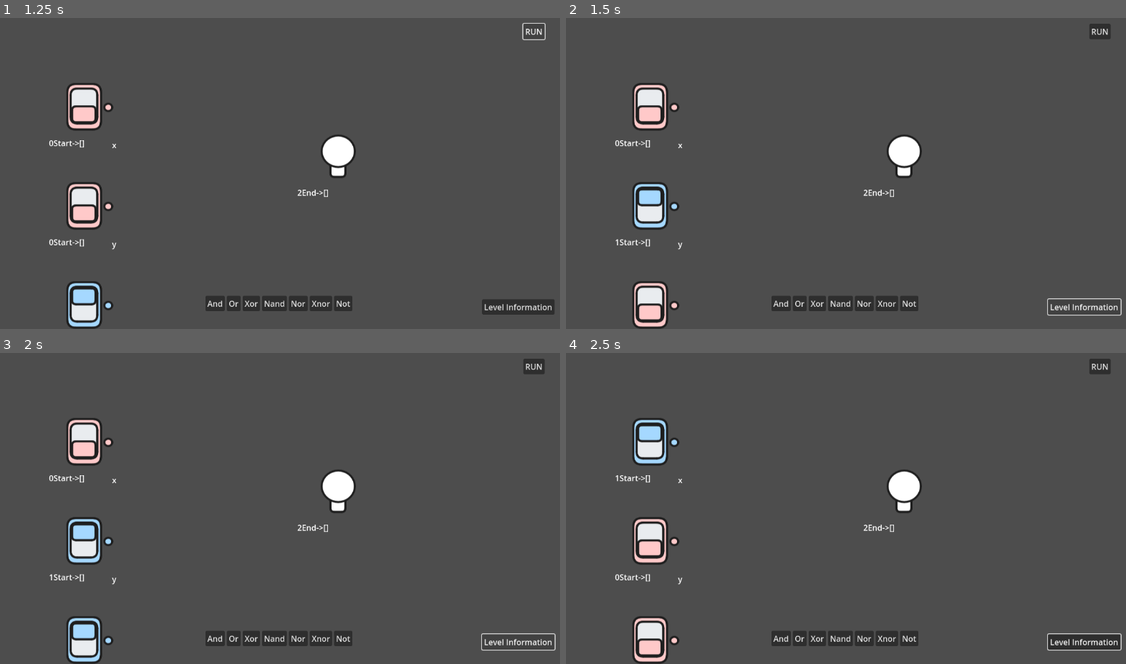
Above: before the commit, frames 1-4 (two rows, left to right).
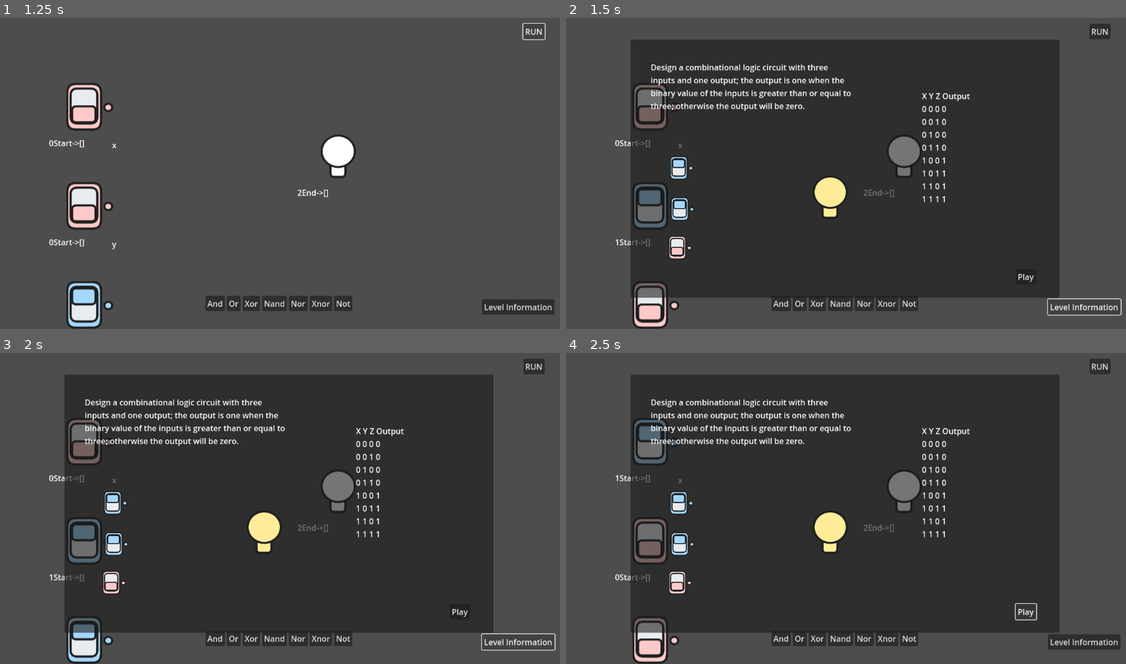
Above: after the commit, the same moments.

Repository: sininen-blue/logic-gate-tesseract
Game: Godot game, scene res://simulation/simulation.tscn
Two runs of this game, one before a commit and one after it. Both use one fixed random seed, a clock stepped at 60 frames per second and the inputs below. This scene is started directly instead of the project's main scene.
Inputs (mouse positions are in pixels of both pictures, inside the frame that each line leads up to):
- Up to frame 1 (1.25 s): click "RUN" at 0.5 s
- Up to frame 2 (1.5 s): click "Level Information" at 1.25 s
- Up to frame 3 (2 s): no input
- Up to frame 4 (2.5 s): click (1025, 611) at 2 s, where only the run after the commit has a clickable "Play"

Frame 1 is identical in both runs. In frame 2, 62% of the frame differs, in the area x 11-89%, y 7-91%; in frame 3, 62%; in frame 4, 62%, in the area x 11-100%, y 7-96%.

Commit message:
added level info in level

Diff:
--- a/simulation/simulation-manager.gd
+++ b/simulation/simulation-manager.gd
@@ -395,6 +395,7 @@
 
 func run_simulation():
 	## TODO: label start nodes
+	## TODO: make a recursive function that allows for multiple depths
 	var end_values : Array[Array]
 
 	for x in range(2):
@@ -416,3 +417,7 @@
 	file.store_string(json_string)
 
 	get_tree().change_scene_to_file("res://ui/level_complete.tscn")
+
+
+func _on_info_button_pressed() -> void:
+	$CanvasLayer/UI/LevelInfo.visible = !$CanvasLayer/UI/LevelInfo.visible
--- a/simulation/simulation.tscn
+++ b/simulation/simulation.tscn
@@ -1,7 +1,10 @@
-[gd_scene load_steps=4 format=3 uid="uid://swjkfmyam37c"]
+[gd_scene load_steps=7 format=3 uid="uid://swjkfmyam37c"]
 
 [ext_resource type="Script" path="res://simulation/simulation-manager.gd" id="1_qo526"]
 [ext_resource type="PackedScene" uid="uid://psym6w7moids" path="res://simulation/gate.tscn" id="2_8m28h"]
+[ext_resource type="Texture2D" uid="uid://c4po5a0dv7iwn" path="res://assets/simulation/end.png" id="3_dkmua"]
+[ext_resource type="Texture2D" uid="uid://l45ie1jqj5qx" path="res://assets/simulation/start.png" id="4_41umf"]
+[ext_resource type="Texture2D" uid="uid://c1nuetfa18n17" path="res://assets/simulation/start-false.png" id="5_o6ogc"]
 
 [sub_resource type="CircleShape2D" id="CircleShape2D_6ovty"]
 radius = 5.0
@@ -118,8 +121,9 @@
 offset_bottom = 260.5
 grow_horizontal = 2
 grow_vertical = 2
+metadata/_edit_lock_ = true
 
-[node name="Label" type="Label" parent="CanvasLayer/UI/LevelInfo"]
+[node name="LevelDescription" type="Label" parent="CanvasLayer/UI/LevelInfo"]
 layout_mode = 0
 offset_left = 41.0
 offset_top = 44.0
@@ -128,21 +132,21 @@
 text = "Design a combinational logic circuit with three inputs and one output; the output is one when the binary value of the inputs is greater than or equal to three; otherwise the output will be zero. "
 autowrap_mode = 3
 
-[node name="Label2" type="Label" parent="CanvasLayer/UI/LevelInfo"]
+[node name="DesiredTable" type="Label" parent="CanvasLayer/UI/LevelInfo"]
 layout_mode = 0
-offset_left = 533.0
-offset_top = 88.5
-offset_right = 830.0
-offset_bottom = 394.5
-text = "Table here"
-
-[node name="Label3" type="Label" parent="CanvasLayer/UI/LevelInfo"]
-layout_mode = 0
-offset_left = 62.0
-offset_top = 264.0
-offset_right = 425.0
-offset_bottom = 465.0
-text = "INfo and variables here"
+offset_left = 587.0
+offset_top = 101.5
+offset_right = 702.0
+offset_bottom = 332.5
+text = "X Y Z Output
+0 0 0 0
+0 0 1 0
+0 1 0 0
+0 1 1 0
+1 0 0 1
+1 0 1 1
+1 1 0 1
+1 1 1 1"
 
 [node name="Button" type="Button" parent="CanvasLayer/UI/LevelInfo"]
 layout_mode = 0
@@ -152,6 +156,25 @@
 offset_bottom = 493.5
 text = "Play"
 
+[node name="End" type="Sprite2D" parent="CanvasLayer/UI/LevelInfo"]
+position = Vector2(402, 317.5)
+texture = ExtResource("3_dkmua")
+
+[node name="Start" type="Sprite2D" parent="CanvasLayer/UI/LevelInfo"]
+position = Vector2(103, 258.5)
+scale = Vector2(0.5, 0.5)
+texture = ExtResource("4_41umf")
+
+[node name="Start2" type="Sprite2D" parent="CanvasLayer/UI/LevelInfo"]
+position = Vector2(105, 341.5)
+scale = Vector2(0.5, 0.5)
+texture = ExtResource("4_41umf")
+
+[node name="Start-false" type="Sprite2D" parent="CanvasLayer/UI/LevelInfo"]
+position = Vector2(100, 419.5)
+scale = Vector2(0.5, 0.5)
+texture = ExtResource("5_o6ogc")
+
 [connection signal="pressed" from="CanvasLayer/UI/FlowContainer/and" to="." method="_on_and_pressed"]
 [connection signal="pressed" from="CanvasLayer/UI/FlowContainer/or" to="." method="_on_or_pressed"]
 [connection signal="pressed" from="CanvasLayer/UI/FlowContainer/xor" to="." method="_on_xor_pressed"]
@@ -160,3 +183,4 @@
 [connection signal="pressed" from="CanvasLayer/UI/FlowContainer/xnor" to="." method="_on_xnor_pressed"]
 [connection signal="pressed" from="CanvasLayer/UI/FlowContainer/not" to="." method="_on_not_pressed"]
 [connection signal="pressed" from="CanvasLayer/UI/RunButton" to="." method="_on_run_button_pressed"]
+[connection signal="pressed" from="CanvasLayer/UI/InfoButton" to="." method="_on_info_button_pressed"]
--- a/ui/level_select.tscn
+++ b/ui/level_select.tscn
@@ -163,6 +163,7 @@
 texture = ExtResource("4_ym278")
 
 [node name="Back" type="Button" parent="."]
+layout_mode = 0
 offset_left = 23.0
 offset_top = 16.0
 offset_right = 92.0
--- a/ui/stage_select.tscn
+++ b/ui/stage_select.tscn
@@ -209,6 +209,7 @@
 text = "Play"
 
 [node name="Back" type="Button" parent="."]
+layout_mode = 0
 offset_left = 23.0
 offset_top = 16.0
 offset_right = 92.0
